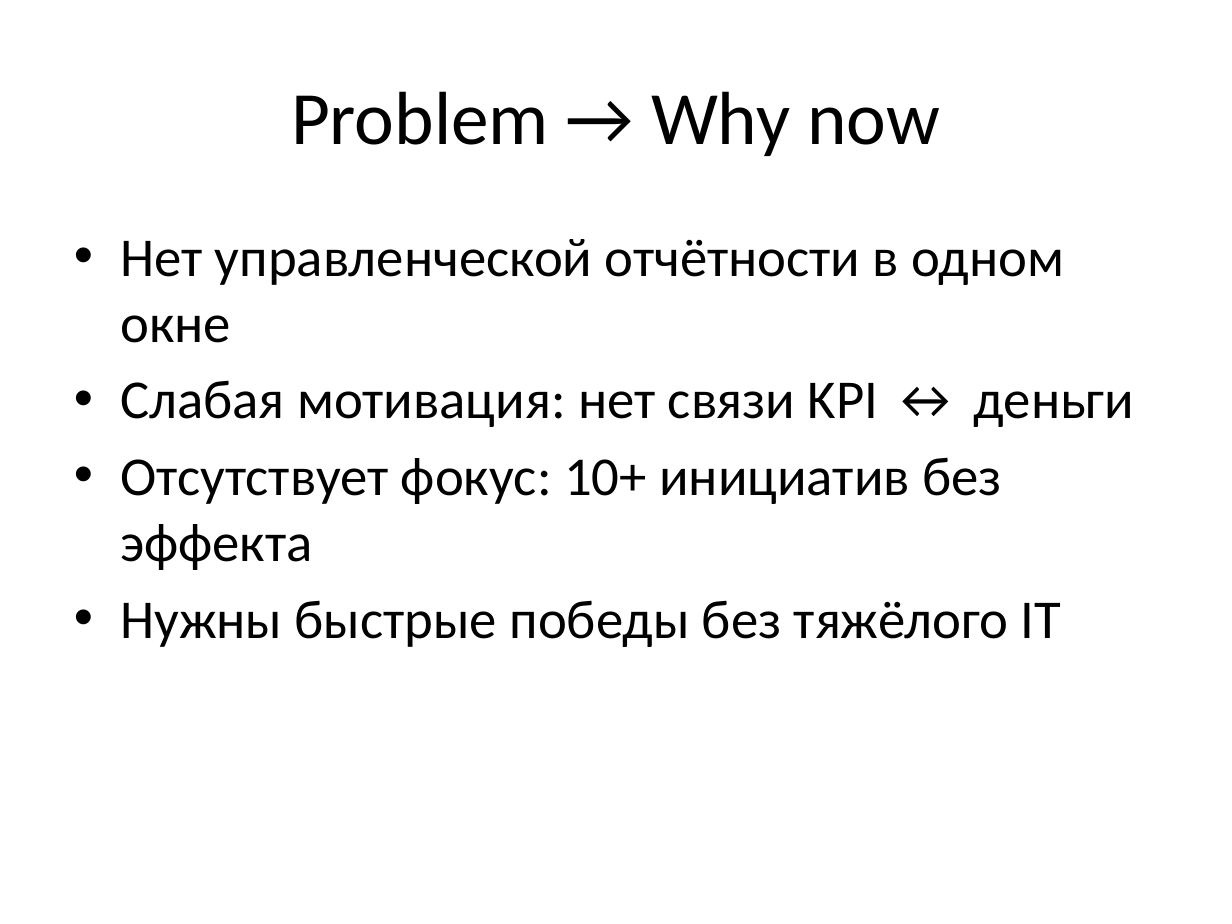
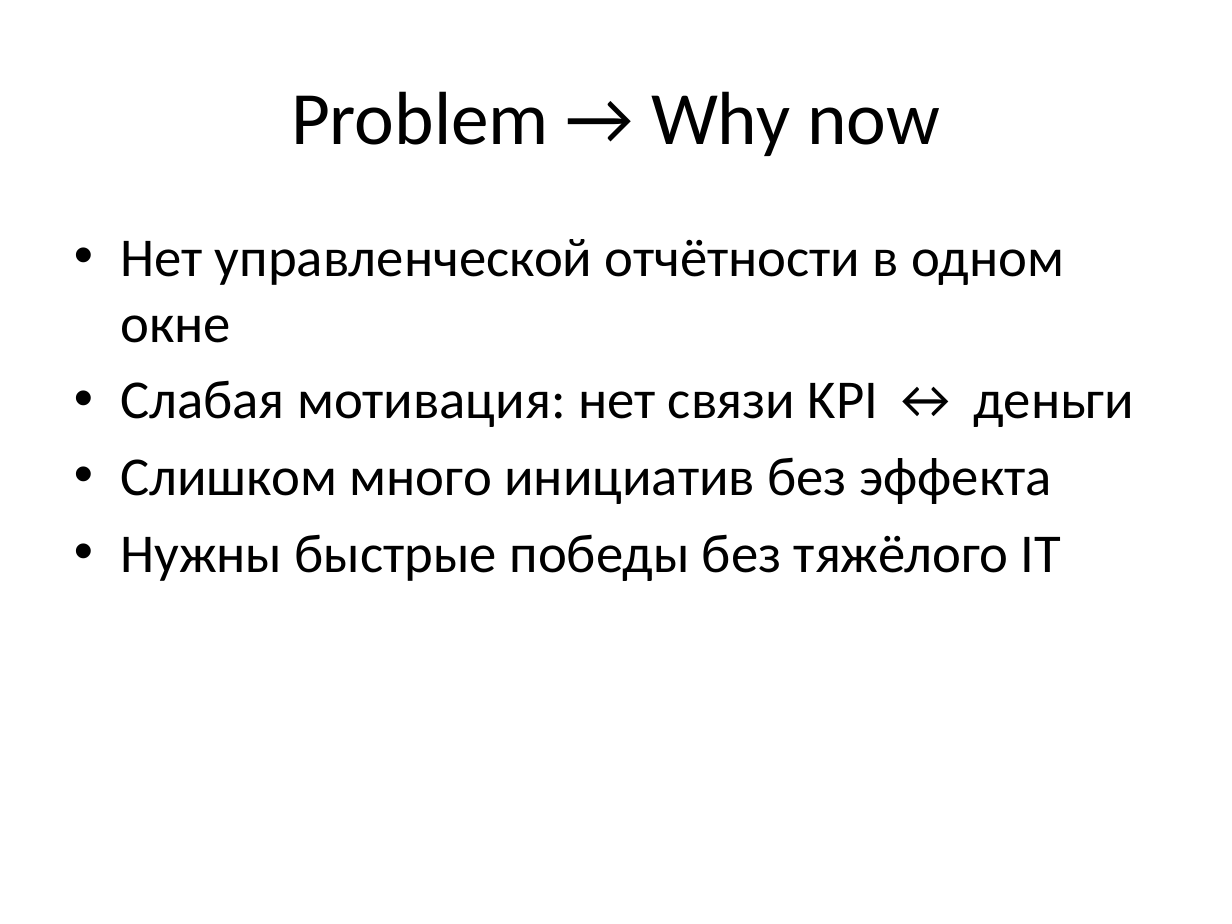
Before and after one commit to Vildia/CFG-consulting, a slide deck: slide 2 of downloads/CFG_PitchDeck.pptx. Drawn at 1232x924 pixels with LibreOffice and Linux fonts; fonts in the diff are those of the drawing. Boxes give left, top, right and bottom in pixels: in the first picture for what was removed or moved away, otherwise in the second. Text is boxed around its words. In the diff, an @@ line names an element or a change of style, - is before the commit and + after.

```diff
--- a/downloads/CFG_PitchDeck.pptx
+++ b/downloads/CFG_PitchDeck.pptx
@@ text at <box>120,457,1052,504</box>: text changed @@
-• Отсутствует фокус: 10+ инициатив без эффекта
+• Слишком много инициатив без эффекта
```
Also in this commit, not shown: 4 other slides changed, 3 slides removed, 5 other files.
